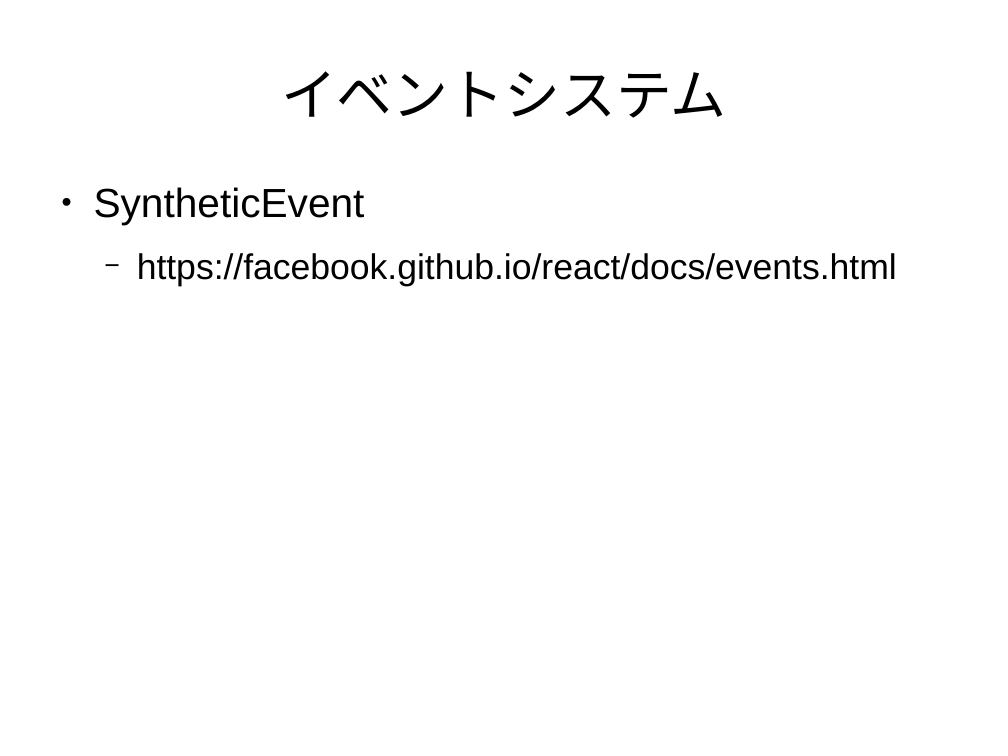
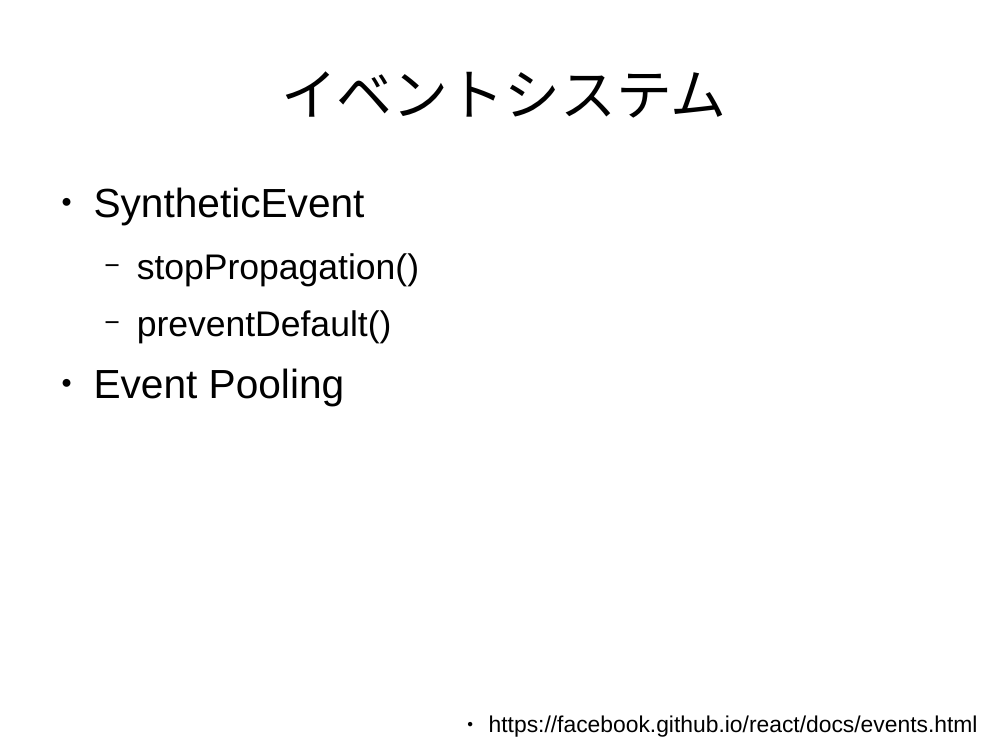
Before and after one commit to sallop/til, a slide deck: slide 14 of react入門.odp. Drawn at 1008x756 pixels with LibreOffice and Linux fonts; fonts in the diff are those of the drawing. Boxes give left, top, right and bottom in pixels: in the first picture for what was removed or moved away, otherwise in the second. Text is boxed around its words. In the diff, an @@ line names an element or a change of style, - is before the commit and + after.

```diff
--- a/react入門.odp
+++ b/react入門.odp
@@ text at [94, 253, 419, 406]: text changed @@
-  − https://facebook.github.io/react/docs/events.html
+  − stopPropagation()
+  − preventDefault()
+● Event Pooling
@@ text added at [489, 715, 978, 737], 18 pt, text #000000 @@
+  ● https://facebook.github.io/react/docs/events.html
```
Also in this commit, not shown: 2 other slides changed, 1 slide added.
